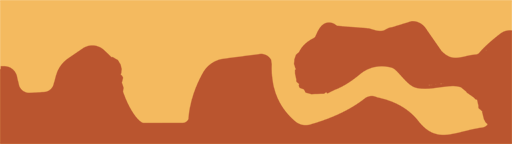
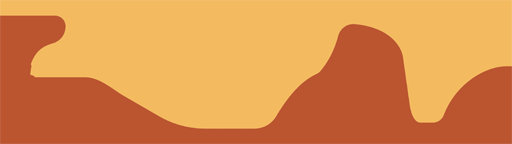
The second (512, 144) image is a revision of the first. Changes to its layers:
removed group "Minimap" (2 layers) over (0, 0, 512, 144)
removed layer "Relleno de color 1" from group "Minimap" over (0, 21, 512, 144)
renamed "Capa 2" to "Minimapa", moved it out of group "Minimap", painted on it over (0, 0, 512, 144)
